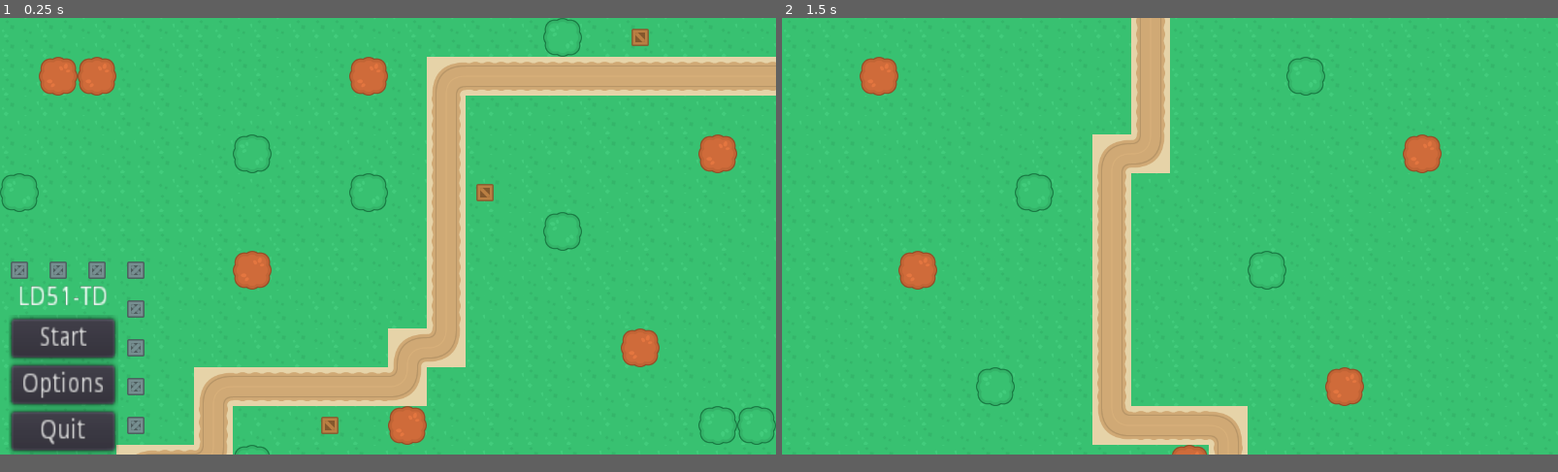
Above: before the commit, frames 1-2 (left to right).
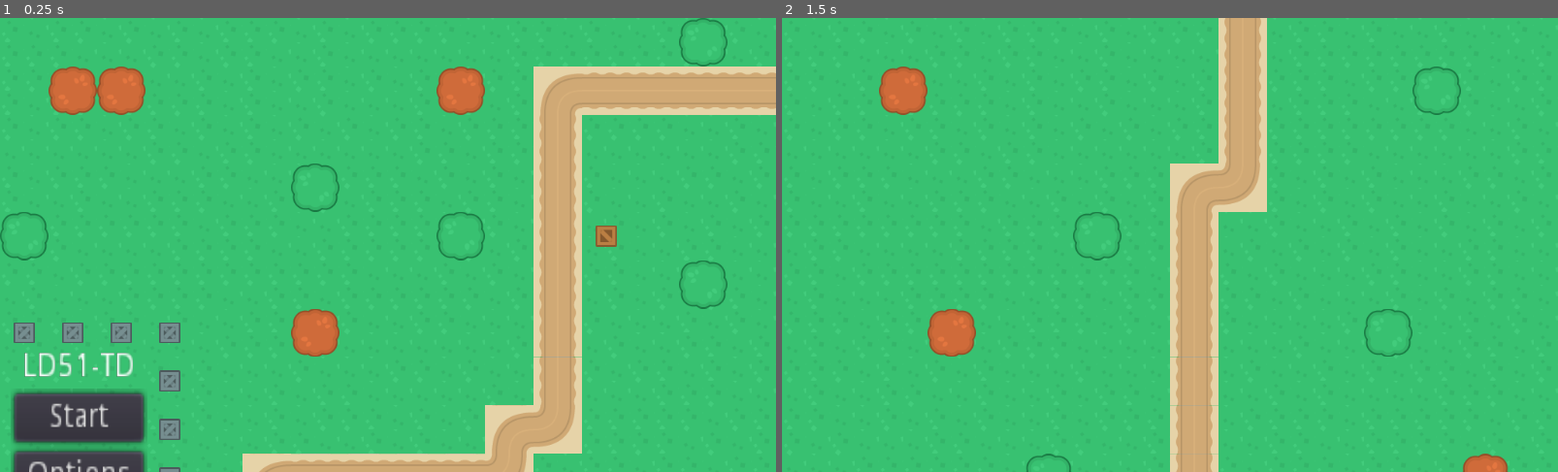
Above: after the commit, the same moments.

Repository: ld-51-game-jam/LD51-TD
Game: Godot game, scene res://src/start_menu/StartScene.tscn
Same seed, same stepped clock (60 frames per second), same inputs: the game is played once before the commit and once after it.
Inputs:
- Up to frame 1 (0.25 s): no input
- Up to frame 2 (1.5 s): click "Start" at 0.5 s; tap Enter at 1.25 s
In our replay, the window is 800x450 before the commit and 800x468 after it. These sizes can differ from the game's own. Grey fills any space a smaller window leaves; there, only what the larger window draws over its background counts as a difference.

The runs differ from the first frame. In frame 1, 28% of the frame differs, in the area x 0-100%, y 0-100%; in frame 2, 16%.

Commit message:
Testing tilemap

Diff:
--- a/project.godot
+++ b/project.godot
@@ -16,8 +16,8 @@
 
 [display]
 
-window/size/width=1280
-window/size/height=720
+window/stretch/mode="2d"
+window/stretch/aspect="keep"
 
 [gui]
 
Binary file added: assets/base/iso-64x64-outside.png
Not shown, added: assets/base/iso-64x64-outside.png.import
Binary file added: assets/base/seasons_tiles.png
Not shown, added: assets/base/seasons_tiles.png.import
